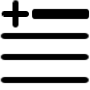
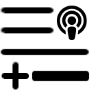
Two versions of the same layered image (90x90). Layer-by-layer changes:
hid "Sichtbar #2" over [0, 0, 29, 28]
hid "Sichtbar-Kopie" over [31, 8, 90, 20]
hid "Sichtbar-Kopie #4" over [0, 32, 90, 40]
showed "Sichtbar #4" over [0, 7, 54, 14]
showed "Sichtbar #3" over [0, 27, 54, 34]
added layer "podcast 1.png-Kopie" above "user-Kopie" over [56, 5, 87, 40]
showed "Sichtbar #1" over [0, 56, 29, 90]
showed "Sichtbar-Kopie #2" over [0, 48, 90, 56]
showed "Sichtbar" over [31, 70, 90, 82]
hid "Sichtbar-Kopie #7" over [0, 53, 90, 61]
hid "Sichtbar-Kopie #6" over [0, 76, 90, 84]
